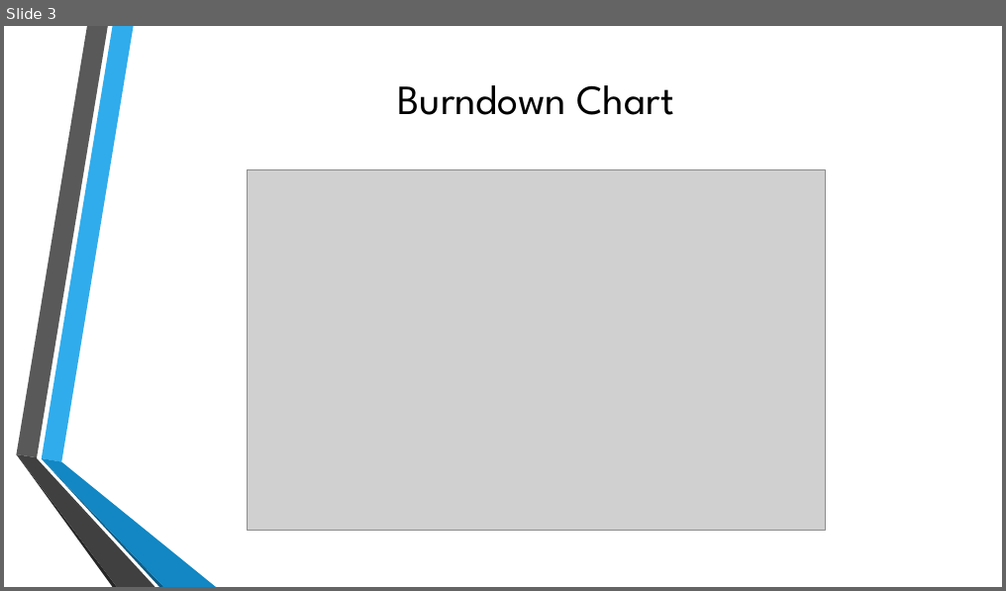
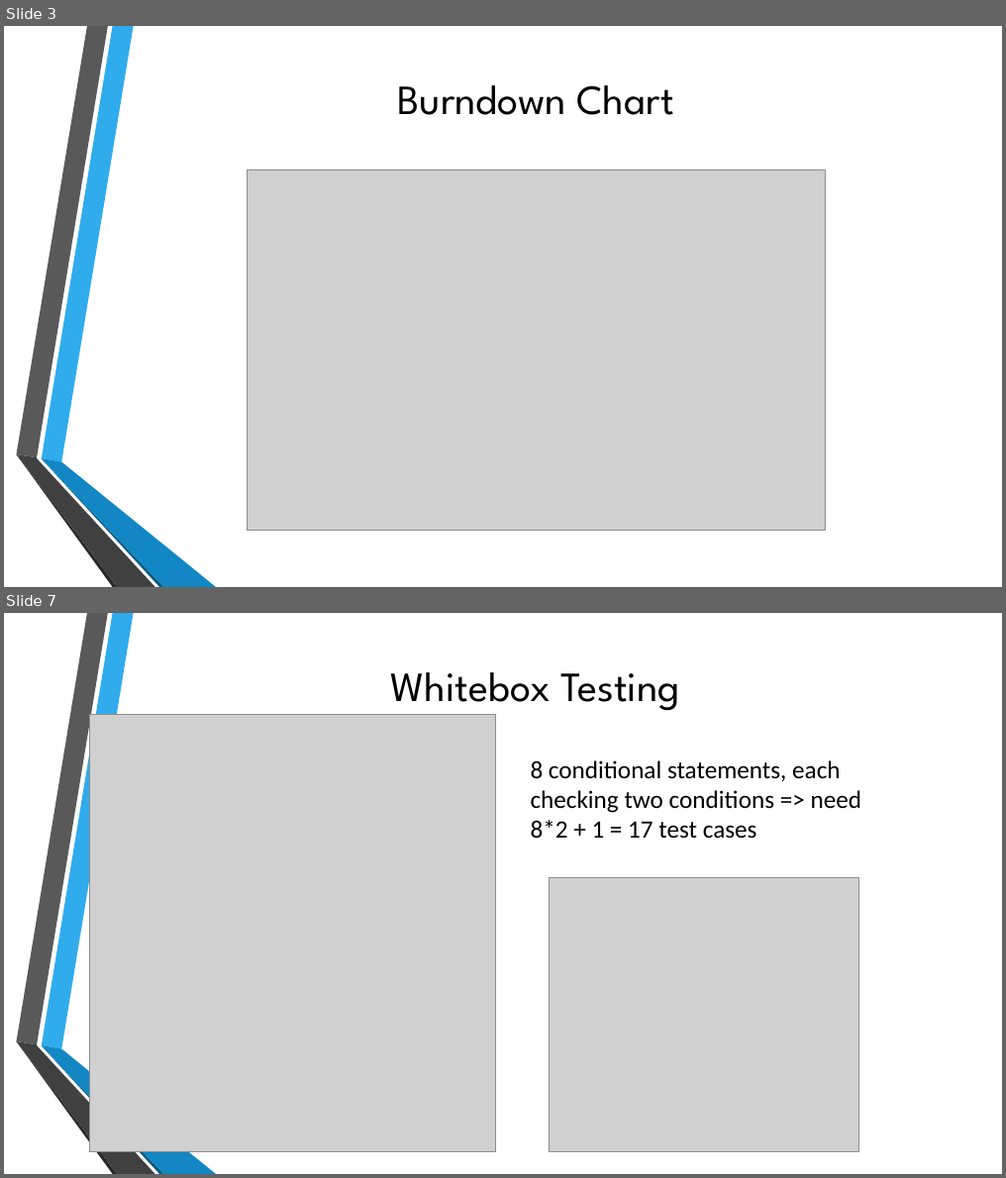
Before and after one commit to CS360-Team4/SumFunGame, a slide deck: Sprint 3/Sprint3Presentation.pptx. Shown one above the other, each under a label of ours: slide 3 before the commit, slides 3 and 7 after it; the slides between them are not shown. The pictures are 1006x591 and 1006x1178 pixels, drawn with LibreOffice and Linux fonts; fonts in the diff are those of the drawing; grey boxes stand for pictures; background and template pictures are left out. Boxes give left, top, right and bottom in pixels: in the first picture for what was removed or moved away, otherwise in the second. Text is boxed around its words. In the diff, an @@ line names an element or a change of style, - is before the commit and + after.

```diff
--- a/Sprint 3/Sprint3Presentation.pptx
+++ b/Sprint 3/Sprint3Presentation.pptx
@@ slide 7 added at [4,613,1002,1174], background picture (left out); not listed: 6 template elements that a slide beside it also shows @@
@@ title added at [391,672,680,711], 40 pt, text #000000 @@
+Whitebox Testing
@@ picture added at [89,714,495,1152] @@
@@ text added at [531,761,862,839], 24 pt, text #000000 @@
+8 conditional statements, each checking two conditions => need 8*2 + 1 = 17 test cases
@@ picture added at [549,878,859,1152] @@
```
Also in this commit, not shown: 1 slide changed, 3 other slides added, 1 slide removed.
